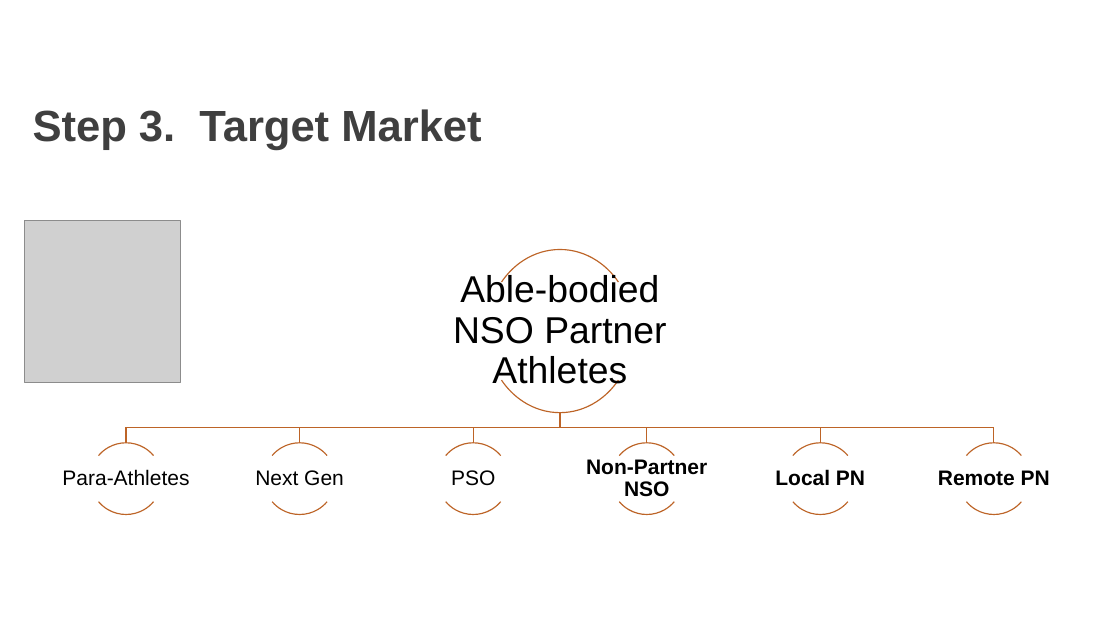
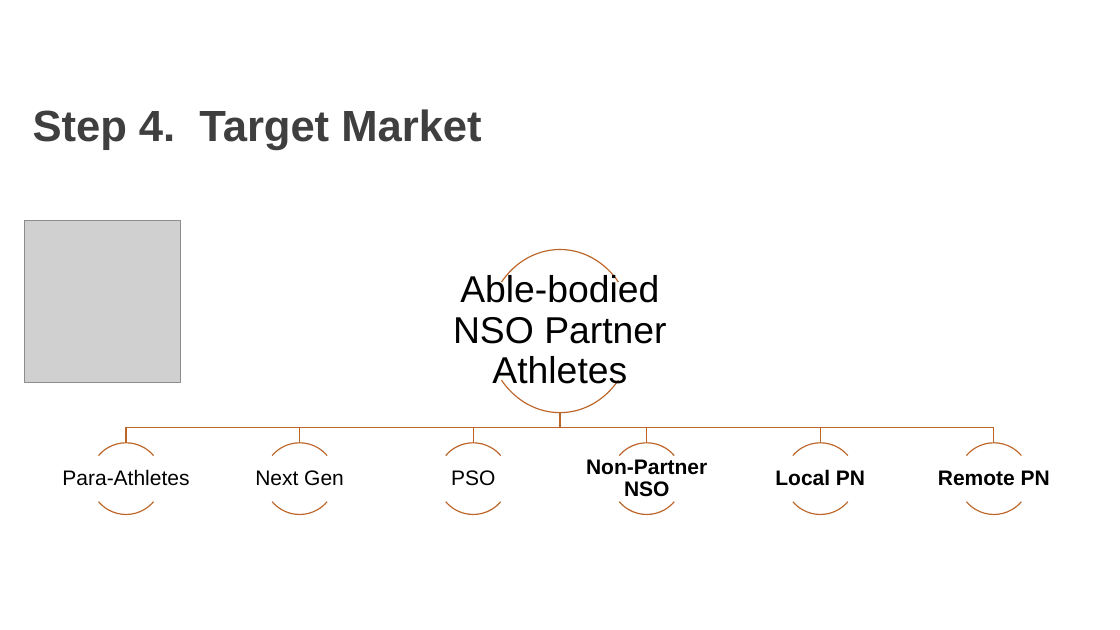
Before and after one commit to AKates717/CSI-Pacific-RTP, a slide deck: slide 5 of RTP Resources/RTP_Project_Pitch.pptx (slide 4 before the commit). Drawn at 1120x630 pixels with LibreOffice and Linux fonts; fonts in the diff are those of the drawing; grey boxes stand for pictures; background and template pictures are left out. Boxes give left, top, right and bottom in pixels: in the first picture for what was removed or moved away, otherwise in the second. Text is boxed around its words. In the diff, an @@ line names an element or a change of style, - is before the commit and + after.

```diff
--- a/RTP Resources/RTP_Project_Pitch.pptx
+++ b/RTP Resources/RTP_Project_Pitch.pptx
@@ title at (33,109,481,150): text changed @@
-Step 3. Target Market
+Step 4. Target Market
```
Also in this commit, not shown: 4 other slides changed, 17 other files.
